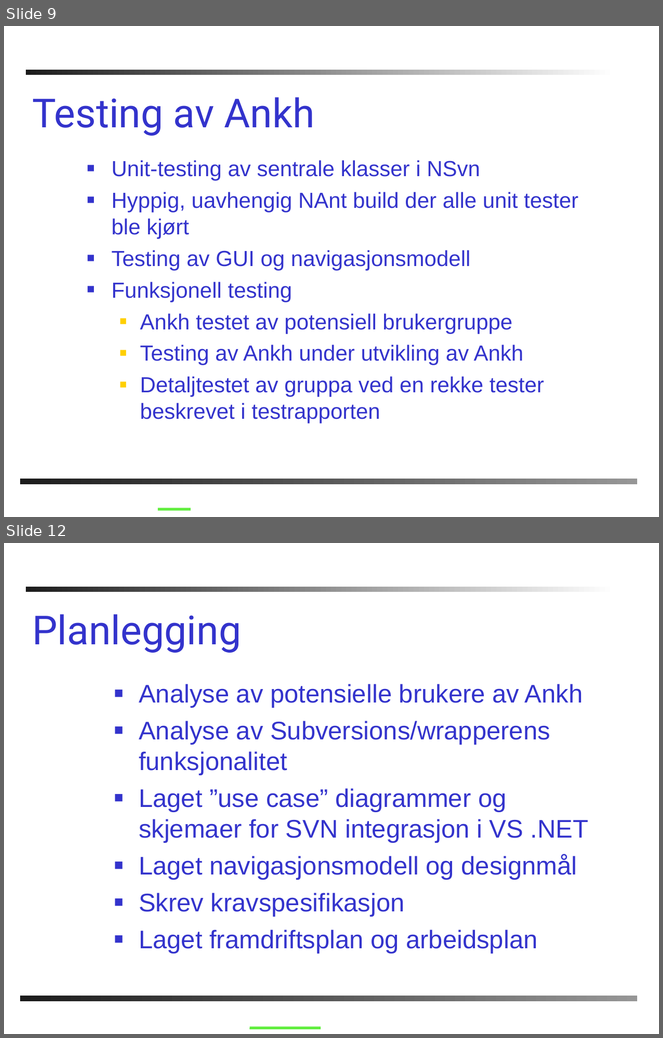
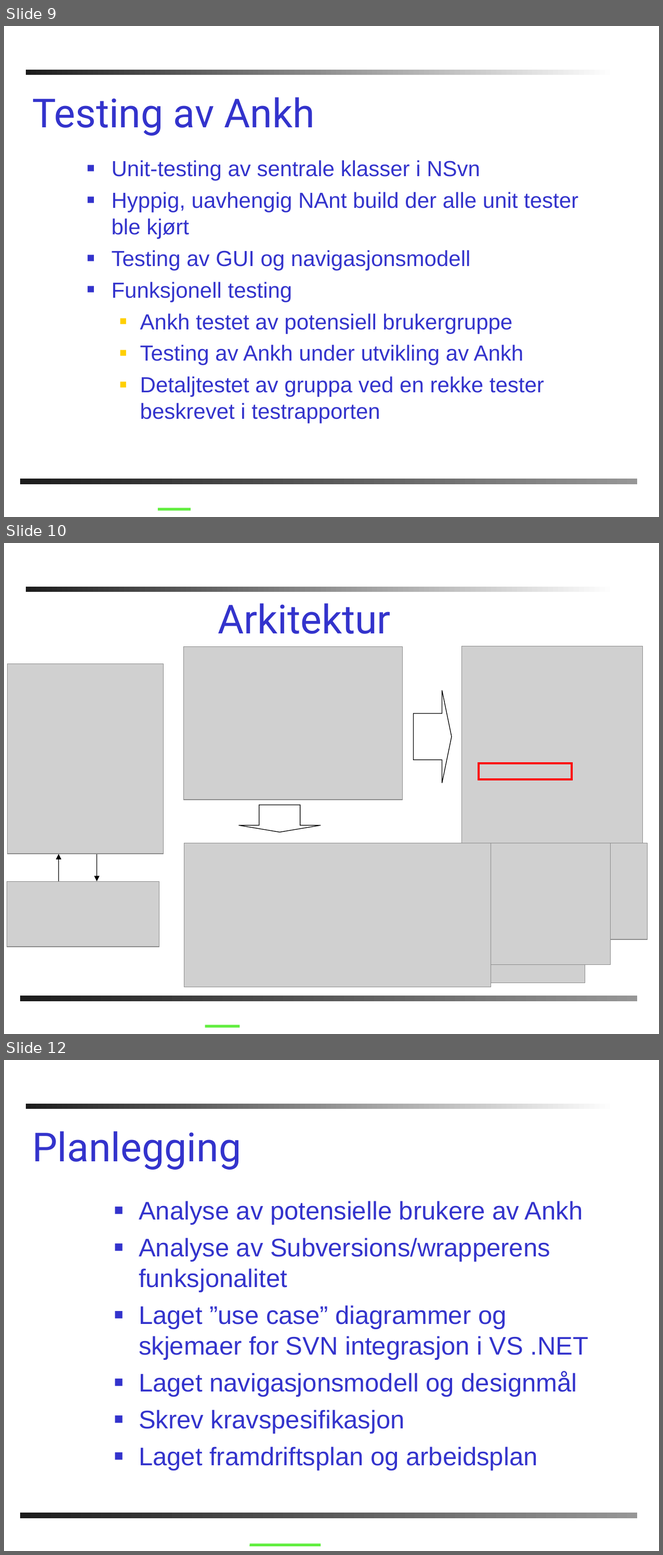
Before and after one commit to PhilJollans/AnkhSVN2019, a slide deck: doc/powerpoint/Subversion_addin_for_VS.NET.ppt. Shown one above the other, each under a label of ours: slides 9 and 12 before the commit, slides 9, 10 and 12 after it; the slides between them are not shown. The pictures are 663x1038 and 663x1555 pixels, drawn with LibreOffice and Linux fonts; fonts in the diff are those of the drawing; grey boxes stand for pictures; background and template pictures are left out. Boxes give left, top, right and bottom in pixels: in the first picture for what was removed or moved away, otherwise in the second. Text is boxed around its words. In the diff, an @@ line names an element or a change of style, - is before the commit and + after.

```diff
--- a/doc/powerpoint/Subversion_addin_for_VS.NET.ppt
+++ b/doc/powerpoint/Subversion_addin_for_VS.NET.ppt
@@ slide 10 added at box(4, 543, 659, 1034), background #FFFFFF; not listed: 2 template elements that a slide beside it also shows @@
@@ title added at box(218, 603, 391, 634), 44 pt, text #3333CC @@
+Arkitektur
@@ picture added at box(183, 646, 402, 800) @@
@@ picture added at box(462, 646, 643, 843) @@
@@ picture added at box(7, 664, 163, 853) @@
@@ right arrow added at box(414, 691, 452, 783), outline #000000 0.74 pt @@
@@ rectangle added at box(479, 763, 572, 780), outline #FF0000 2.24 pt @@
@@ down arrow added at box(239, 805, 321, 833), outline #000000 0.74 pt @@
@@ arrow added from (59, 882) to (59, 854), #000000 0.74 pt @@
@@ arrow added from (97, 854) to (97, 882), #000000 0.74 pt @@
@@ picture added at box(184, 843, 491, 987) @@
@@ picture added at box(190, 843, 505, 952) @@
@@ picture added at box(190, 843, 594, 896) @@
@@ picture added at box(190, 843, 647, 939) @@
@@ picture added at box(190, 843, 585, 982) @@
@@ picture added at box(190, 843, 610, 965) @@
@@ picture added at box(7, 882, 159, 947) @@
@@ line added from (205, 1027) to (240, 1027), #60EE3E 3 pt @@
```
Also in this commit, not shown: 10 slides changed, 1 other slide added, 1 slide removed.
